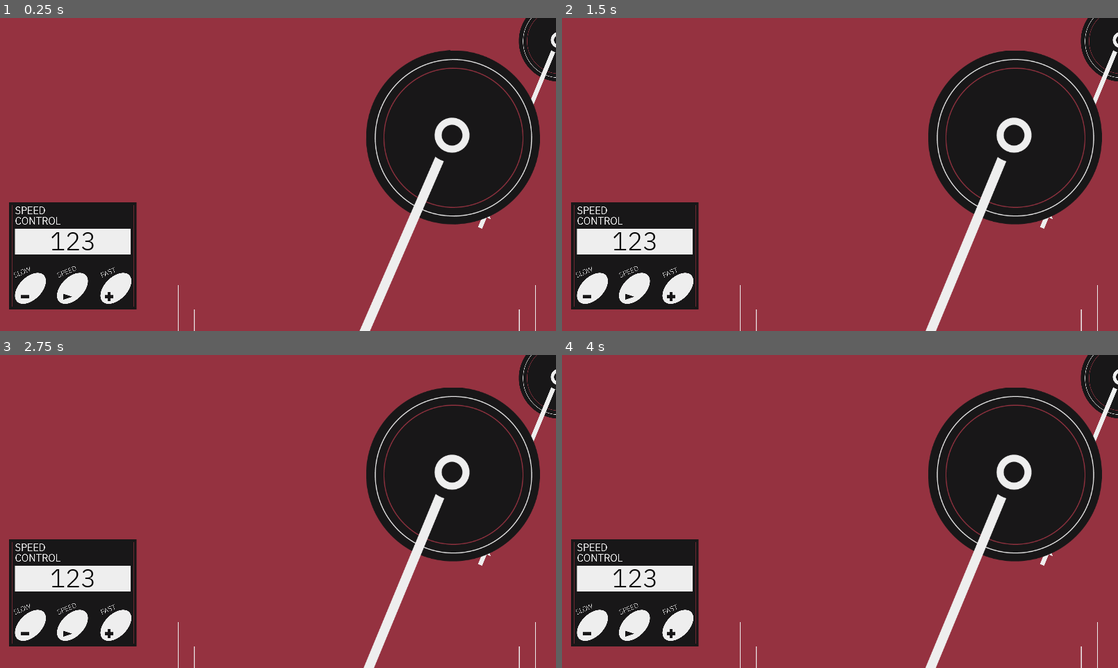
Above: before the commit, frames 1-4 (two rows, left to right).
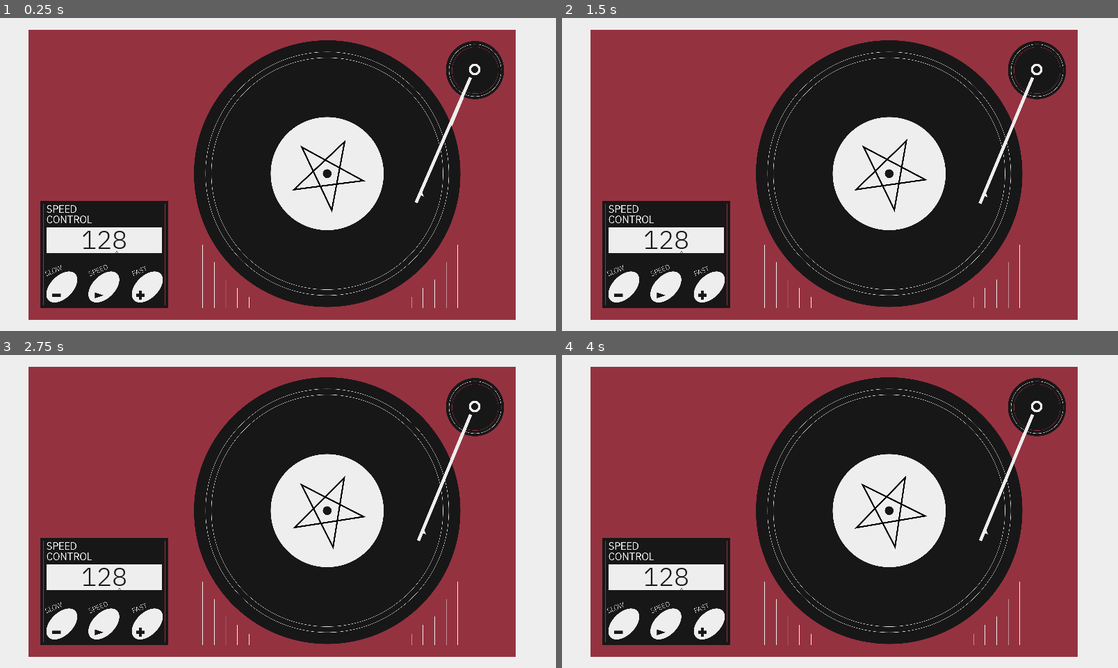
Above: after the commit, the same moments.

Repository: panorb/ludum-dare-47
Game: Godot game, scene res://Levels/RecordPlayerFront/RecordPlayerFront.tscn
Two runs of this game, one before a commit and one after it. Both use one fixed random seed, a clock stepped at 60 frames per second and the inputs below.
Inputs:
- Up to frame 1 (0.25 s): no input
- Up to frame 2 (1.5 s): no input
- Up to frame 3 (2.75 s): no input
- Up to frame 4 (4 s): no input

The runs differ from the first frame. In frame 1, 56% of the frame differs, in the area x 0-100%, y 0-100%; in frame 2, 56%; in frame 3, 56%; in frame 4, 56%.

Commit message:
Updated Layer Zero plus Polish

Diff:
--- a/godot/Levels/RecordPlayerFront/CombinationLock/CombinationLock.tscn
+++ b/godot/Levels/RecordPlayerFront/CombinationLock/CombinationLock.tscn
@@ -20,6 +20,52 @@
 size = 128
 font_data = ExtResource( 2 )
 
+[sub_resource type="DynamicFont" id=5]
+size = 48
+font_data = ExtResource( 2 )
+
+[sub_resource type="Animation" id=10]
+resource_name = "d1tod3"
+length = 0.7
+tracks/0/type = "bezier"
+tracks/0/path = NodePath("active Digit:margin_right")
+tracks/0/interp = 1
+tracks/0/loop_wrap = true
+tracks/0/imported = false
+tracks/0/enabled = true
+tracks/0/keys = {
+"points": PoolRealArray( 703, -0.25, 0, 0, 457.443, 1135, -0.25, 0, 0.25, 0 ),
+"times": PoolRealArray( 0, 0.7 )
+}
+
+[sub_resource type="Animation" id=11]
+resource_name = "d2tod1"
+length = 0.5
+tracks/0/type = "bezier"
+tracks/0/path = NodePath("active Digit:margin_right")
+tracks/0/interp = 1
+tracks/0/loop_wrap = true
+tracks/0/imported = false
+tracks/0/enabled = true
+tracks/0/keys = {
+"points": PoolRealArray( 920, -0.25, 0, 0, -228.238, 703, -0.25, 0, 0.25, 0 ),
+"times": PoolRealArray( 0, 0.5 )
+}
+
+[sub_resource type="Animation" id=7]
+resource_name = "d3tod2"
+length = 0.5
+tracks/0/type = "bezier"
+tracks/0/path = NodePath("active Digit:margin_right")
+tracks/0/interp = 1
+tracks/0/loop_wrap = true
+tracks/0/imported = false
+tracks/0/enabled = true
+tracks/0/keys = {
+"points": PoolRealArray( 1135, -0.25, 0, 0, -223.874, 920, -0.25, 0, 0.25, 0 ),
+"times": PoolRealArray( 0, 0.5 )
+}
+
 [node name="CombinationLock" type="TextureRect"]
 anchor_right = 1.0
 anchor_bottom = 1.0
@@ -39,12 +85,12 @@
 "_edit_use_anchors_": false
 }
 
-[node name="Label" type="Label" parent="VBoxContainer"]
+[node name="Digit" type="Label" parent="VBoxContainer"]
 margin_right = 800.0
 margin_bottom = 235.0
 size_flags_horizontal = 3
 custom_fonts/font = SubResource( 1 )
-custom_colors/font_color = Color( 0, 0, 0, 1 )
+custom_colors/font_color = Color( 0.0980392, 0.0941176, 0.0980392, 1 )
 text = "000"
 align = 1
 
@@ -86,6 +132,25 @@
 size_flags_vertical = 3
 custom_fonts/font = SubResource( 4 )
 text = "+"
+
+[node name="active Digit" type="Label" parent="."]
+margin_left = 120.0
+margin_top = 1506.0
+margin_right = 703.0
+margin_bottom = 1577.21
+custom_fonts/font = SubResource( 5 )
+custom_colors/font_color = Color( 0.0980392, 0.0941176, 0.0980392, 1 )
+text = "^"
+align = 1
+__meta__ = {
+"_edit_use_anchors_": false
+}
+
+[node name="DigitAnimation" type="AnimationPlayer" parent="."]
+autoplay = "d1tod3"
+anims/d1tod3 = SubResource( 10 )
+anims/d2tod1 = SubResource( 11 )
+anims/d3tod2 = SubResource( 7 )
 [connection signal="pressed" from="VBoxContainer/ButtonContainer/ButtonSubtract" to="." method="_on_ButtonSubtract_pressed"]
 [connection signal="pressed" from="VBoxContainer/ButtonContainer/ButtonMode" to="." method="_on_ButtonMode_pressed"]
 [connection signal="pressed" from="VBoxContainer/ButtonContainer/ButtonAdd" to="." method="_on_ButtonAdd_pressed"]
--- a/godot/Levels/RecordPlayerFront/CombinationLock/combination_lock.gd
+++ b/godot/Levels/RecordPlayerFront/CombinationLock/combination_lock.gd
@@ -1,20 +1,30 @@
 extends TextureRect
 
 # All digits
-onready var digit := $VBoxContainer/Label
+onready var digit := $VBoxContainer/Digit
+onready var anim := $DigitAnimation
 
 export(int,1,5) var digit_number := 3
-var number := 123 # Currently displayed number
+var number := 128 setget set_number # Currently displayed number
 var mode := 0 # Which digit are we editing? 10^mode
+var correct_answer := 666
+
+signal code_correct
+signal new_playback_speed(playback_speed)
+
+func set_number(value):
+	emit_signal("new_playback_speed",value)
+	number = value
 
 func _ready():
+	emit_signal("new_playback_speed",number)
 	refresh_number_digits()
 
 # The ui digits need to be refreshed manually after every change
 func refresh_number_digits():
 	# Make sure that numbers is in constraints
 	var max_number := int("9".repeat(digit_number))
-	number = clamp(number, 0, max_number)
+	self.number = clamp(number, 0, max_number)
 	var number_str := str(number)
 
 	# Make sure all number strings are the same digit length
@@ -24,16 +34,24 @@
 	#set digit to the Label
 	digit.text = number_str
 
+func code_combination_test():
+	if number == correct_answer:
+		emit_signal("code_correct")
 
 func _on_ButtonAdd_pressed():
 	number += pow(10, mode)
 	refresh_number_digits()
+	code_combination_test()
 
 
 func _on_ButtonSubtract_pressed():
 	number -= pow(10, mode)
 	refresh_number_digits()
+	code_combination_test()
 
 
 func _on_ButtonMode_pressed():
-	mode = (mode + 1) % 3
+	if not anim.is_playing():
+		var old_mode = mode
+		mode = (mode + 1) % 3
+		anim.play("d"+str(3-old_mode)+"tod"+str(3-mode))
--- a/godot/Levels/RecordPlayerFront/RecordPlayerFront.tscn
+++ b/godot/Levels/RecordPlayerFront/RecordPlayerFront.tscn
@@ -1,23 +1,50 @@
-[gd_scene load_steps=5 format=2]
+[gd_scene load_steps=6 format=2]
 
 [ext_resource path="res://Levels/RecordPlayerFront/record_player_front.gd" type="Script" id=1]
 [ext_resource path="res://Levels/RecordPlayerFront/base.png" type="Texture" id=2]
 [ext_resource path="res://Levels/RecordPlayerFront/CombinationLock/CombinationLock.tscn" type="PackedScene" id=3]
-[ext_resource path="res://Levels/RecordPlayerFront/RecordPlayerNeedle.tscn" type="PackedScene" id=4]
+[ext_resource path="res://Levels/RecordPlayerFront/RecordPlayerNeedle/RecordPlayerNeedle.tscn" type="PackedScene" id=4]
+[ext_resource path="res://Levels/RecordPlayerFront/Vinyl/Vinyl.tscn" type="PackedScene" id=5]
 
-[node name="RecordPlayerFront" type="Node2D"]
-position = Vector2( -16.8188, 92.5043 )
+[node name="RecordPlayerFront" type="Control"]
 script = ExtResource( 1 )
+__meta__ = {
+"_edit_use_anchors_": false
+}
 
-[node name="Backdrop" type="Sprite" parent="."]
-position = Vector2( 1920, 1080 )
-scale = Vector2( 1.4, 1.4 )
+[node name="ColorRect" type="ColorRect" parent="."]
+anchor_right = 1.0
+anchor_bottom = 1.0
+margin_left = -2000.0
+margin_top = -2000.0
+margin_right = 8000.0
+margin_bottom = 4000.0
+color = Color( 0.937255, 0.937255, 0.937255, 1 )
+__meta__ = {
+"_edit_use_anchors_": false
+}
+
+[node name="RecordPlayer" type="Node2D" parent="."]
+position = Vector2( 200, 83 )
+
+[node name="Backdrop" type="Sprite" parent="RecordPlayer"]
+position = Vector2( 1680, 1000 )
 texture = ExtResource( 2 )
 
-[node name="CanvasLayer" type="CanvasLayer" parent="."]
+[node name="CanvasLayer" type="CanvasLayer" parent="RecordPlayer"]
 
-[node name="RecordPlayerNeedle" parent="." instance=ExtResource( 4 )]
-position = Vector2( 3136.76, 718.967 )
-scale = Vector2( 3, 3 )
+[node name="Vinyl" parent="RecordPlayer" instance=ExtResource( 5 )]
+position = Vector2( 2059.76, 991.161 )
 
-[node name="CombinationLock" parent="." instance=ExtResource( 3 )]
+[node name="RecordPlayerNeedle" parent="RecordPlayer" instance=ExtResource( 4 )]
+position = Vector2( 3077.86, 273.307 )
+
+[node name="CombinationLock" parent="RecordPlayer" instance=ExtResource( 3 )]
+margin_right = 1040.0
+margin_bottom = 2000.0
+
+[node name="VBoxContainer" parent="RecordPlayer/CombinationLock" index="0"]
+margin_bottom = -120.0
+[connection signal="code_correct" from="RecordPlayer/CombinationLock" to="." method="_on_CombinationLock_code_correct"]
+
+[editable path="RecordPlayer/CombinationLock"]
--- a/godot/Levels/RecordPlayerFront/RecordPlayerNeedle.tscn
+++ b/godot/Levels/RecordPlayerFront/RecordPlayerNeedle/RecordPlayerNeedle.tscn
@@ -1,7 +1,7 @@
 [gd_scene load_steps=4 format=2]
 
-[ext_resource path="res://Levels/RecordPlayerFront/needle.png" type="Texture" id=1]
-[ext_resource path="res://Levels/RecordPlayerFront/record_player_needle.gd" type="Script" id=2]
+[ext_resource path="res://Levels/RecordPlayerFront/RecordPlayerNeedle/needle.png" type="Texture" id=1]
+[ext_resource path="res://Levels/RecordPlayerFront/RecordPlayerNeedle/record_player_needle.gd" type="Script" id=2]
 
 [sub_resource type="Animation" id=1]
 resource_name = "NeedleRotation"
--- /dev/null
+++ b/godot/Levels/RecordPlayerFront/RecordPlayerNeedle/record_player_needle.gd
@@ -0,0 +1,24 @@
+extends Sprite
+
+
+var down_time := randi()%6+20.0
+var playback_speed := 128.0
+
+func _ready():
+	get_child(0).play("NeedleRotation",1,randi()%3+3)
+
+func calculate_down_time():
+	if playback_speed == 0:
+		return 42 #arbitary number
+	return (randi()%6+20)*128.0/(playback_speed)
+
+func update_playback_speed(value):
+	playback_speed = value
+	down_time = calculate_down_time()
+
+func _physics_process(delta):
+	down_time-=(playback_speed)*delta
+	down_time=clamp(down_time,0,42)
+	if not get_node("AnimationPlayer").is_playing() and down_time == 0:
+		get_node("AnimationPlayer").play("NeedleRotation",1,randi()%3+3)
+		down_time = calculate_down_time()
--- /dev/null
+++ b/godot/Levels/RecordPlayerFront/Vinyl/Vinyl.tscn
@@ -0,0 +1,8 @@
+[gd_scene load_steps=3 format=2]
+
+[ext_resource path="res://Levels/RecordPlayerFront/Vinyl/vinyl.png" type="Texture" id=1]
+[ext_resource path="res://Levels/RecordPlayerFront/Vinyl/vinyl.gd" type="Script" id=2]
+
+[node name="Vinyl" type="Sprite"]
+texture = ExtResource( 1 )
+script = ExtResource( 2 )
--- /dev/null
+++ b/godot/Levels/RecordPlayerFront/Vinyl/vinyl.gd
@@ -0,0 +1,9 @@
+extends Sprite
+
+export(float,0,50.0) var playback_speed := 2.0
+
+func update_playback_speed(value):
+	playback_speed = (value/64.0)
+
+func _process(delta):
+	rotate(delta*playback_speed)
--- a/godot/Levels/RecordPlayerFront/record_player_front.gd
+++ b/godot/Levels/RecordPlayerFront/record_player_front.gd
@@ -1,11 +1,14 @@
-extends Node2D
+extends Control
 
-
-# Declare member variables here. Examples:
-# var a = 2
-# var b = "text"
-
+onready var vinyl = $RecordPlayer/Vinyl
+onready var combinationLock = $RecordPlayer/CombinationLock
+onready var recordPlayerNeedle = $RecordPlayer/RecordPlayerNeedle
 
 # Called when the node enters the scene tree for the first time.
 func _ready():
-	pass # Replace with function body.
+	combinationLock.connect("new_playback_speed",vinyl,"update_playback_speed")
+	combinationLock.connect("new_playback_speed",recordPlayerNeedle,"update_playback_speed")
+
+
+func _on_CombinationLock_code_correct():
+	print("You did it!")
--- a/godot/Levels/RecordPlayerFront/record_player_needle.gd
+++ /dev/null
@@ -1,13 +0,0 @@
-extends Sprite
-
-var down_time = randi()%6+20
-
-func _ready():
-	get_child(0).play("NeedleRotation",1,randi()%3+3)
-
-func _physics_process(delta):
-	down_time-=1
-	down_time=clamp(down_time,0,42)
-	if not get_child(0).is_playing() and down_time == 0:
-		get_child(0).play("NeedleRotation",1,randi()%3+3)
-		down_time = randi()%6+20
Not shown: 1 places in godot/Levels/RecordPlayerFront/CombinationLock/CombinationLock.tscn that only renumber resources
Binary file added: godot/Levels/RecordPlayerFront/RecordPlayerNeedle/needle.png
Not shown, changed: godot/Levels/RecordPlayerFront/RecordPlayerNeedle/needle.png.import
Binary file added: godot/Levels/RecordPlayerFront/Vinyl/vinyl.png
Not shown, changed: godot/Levels/RecordPlayerFront/Vinyl/vinyl.png.import
